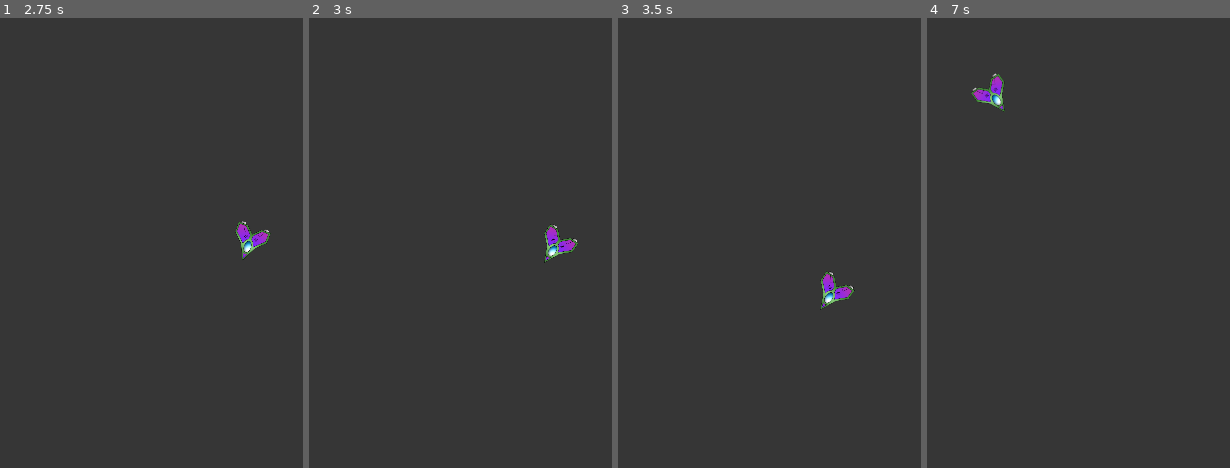
Above: before the commit, frames 1-4 (left to right).
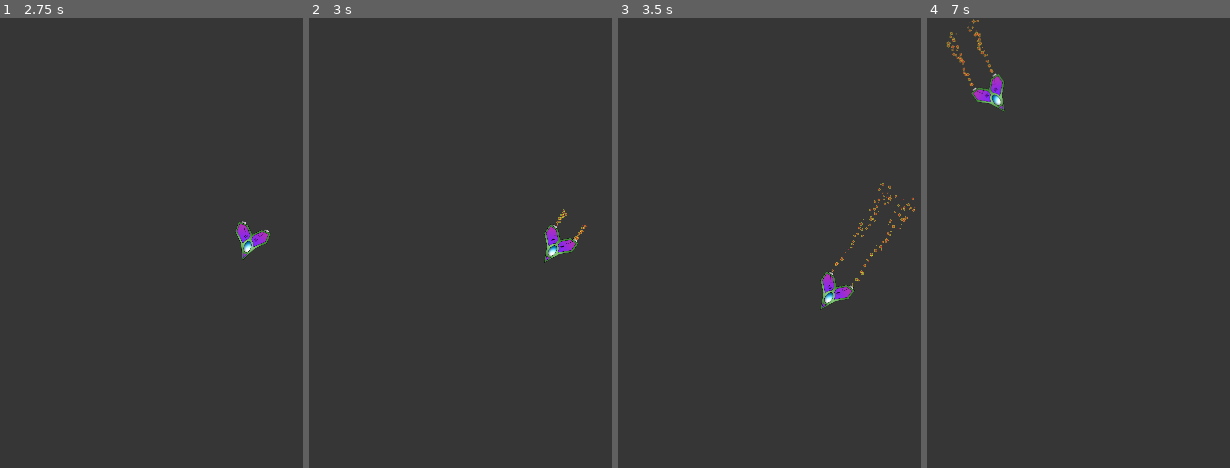
Above: after the commit, the same moments.

Repository: avrame/space-rocks-godot
Game: Godot game, scene res://main.tscn
Two runs of this game, one before a commit and one after it. Both use one fixed random seed, a clock stepped at 60 frames per second and the inputs below.
Inputs:
- Up to frame 1 (2.75 s): tap Enter at 0.5 s; hold Right (rotate-right) 0.53-1.28 s; hold Left (rotate-left) 1.28-2.03 s; hold Right (rotate-right) from 2.03 s (still down)
- Up to frame 2 (3 s): release Right (rotate-right) at 2.78 s; hold Up (thrust) from 2.78 s (still down)
- Up to frame 3 (3.5 s): keep holding Up (thrust)
- Up to frame 4 (7 s): release Up (thrust) at 3.53 s; hold Left (rotate-left) 3.53-5.78 s; hold Right (rotate-right) 5.78-6.53 s; hold Up (thrust) from 6.53 s (still down)

Frame 1 is identical in both runs. In frame 2, less than 0.1% of the frame differs, in the area x 81-92%, y 42-50%; in frame 3, 0.3%, in the area x 70-99%, y 36-60%; in frame 4, 0.3%.

Commit message:
Added exhaust trails

Diff:
--- /dev/null
+++ b/engine_stream.tscn
@@ -0,0 +1,35 @@
+[gd_scene load_steps=3 format=3 uid="uid://3gwsjb0lgeo"]
+
+[ext_resource type="Texture2D" uid="uid://d0lh108c8o7bm" path="res://exhaust-particle.png" id="1_7pn8x"]
+
+[sub_resource type="ParticleProcessMaterial" id="ParticleProcessMaterial_rlojy"]
+particle_flag_disable_z = true
+emission_shape = 1
+emission_sphere_radius = 10.0
+angle_min = -360.0
+angle_max = 360.0
+direction = Vector3(2.08165e-12, 1, 2.08165e-12)
+spread = 15.0
+initial_velocity_min = 220.19
+initial_velocity_max = 320.19
+angular_velocity_min = -200.0
+angular_velocity_max = 200.0
+radial_velocity_min = -2.23517e-05
+radial_velocity_max = -2.23517e-05
+gravity = Vector3(2.08165e-12, 2.08165e-12, 2.08165e-12)
+scale_min = 0.2
+scale_max = 1.5
+scale_over_velocity_min = 40.0
+scale_over_velocity_max = 100.0
+hue_variation_min = -0.02
+hue_variation_max = 0.02
+
+[node name="LeftEngineStream" type="GPUParticles2D"]
+texture_filter = 1
+position = Vector2(2.08165e-12, 2.08165e-12)
+amount = 60
+process_material = SubResource("ParticleProcessMaterial_rlojy")
+texture = ExtResource("1_7pn8x")
+lifetime = 0.75
+randomness = 0.5
+visibility_rect = Rect2(-75, -10, 150, 250)
--- a/project.godot
+++ b/project.godot
@@ -12,7 +12,7 @@
 
 config/name="Space Rocks"
 run/main_scene="res://main.tscn"
-config/features=PackedStringArray("4.2", "GL Compatibility")
+config/features=PackedStringArray("4.3", "GL Compatibility")
 config/icon="res://icon.svg"
 
 [display]
@@ -26,20 +26,20 @@
 
 rotate-left={
 "deadzone": 0.5,
-"events": [Object(InputEventKey,"resource_local_to_scene":fa …(174 unchanged characters)… ode":4194319,"key_label":0,"unicode":0,"echo":false,"script":null)
-, Object(InputEventKey,"resource_local_to_scene":false,"resource_name":"","device":0,"window_id":0,"alt_pressed":false,"shift_pressed":false,"ctrl_pressed":false,"meta_pressed":false,"pressed":false,"keycode":0,"physical_keycode":65,"key_label":0,"unicode":0,"echo":false,"script":null)
+"events": [Object(InputEventKey,"resource_local_to_scene":fa …(174 unchanged characters)… ode":4194319,"key_label":0,"unicode":0,"location":0,"echo":false,"script":null)
+, Object(InputEventKey,"resource_local_to_scene":false,"resource_name":"","device":0,"window_id":0,"alt_pressed":false,"shift_pressed":false,"ctrl_pressed":false,"meta_pressed":false,"pressed":false,"keycode":0,"physical_keycode":65,"key_label":0,"unicode":0,"location":0,"echo":false,"script":null)
 ]
 }
 rotate-right={
 "deadzone": 0.5,
-"events": [Object(InputEventKey,"resource_local_to_scene":fa …(174 unchanged characters)… ode":4194321,"key_label":0,"unicode":0,"echo":false,"script":null)
-, Object(InputEventKey,"resource_local_to_scene":false,"resource_name":"","device":0,"window_id":0,"alt_pressed":false,"shift_pressed":false,"ctrl_pressed":false,"meta_pressed":false,"pressed":false,"keycode":0,"physical_keycode":68,"key_label":0,"unicode":0,"echo":false,"script":null)
+"events": [Object(InputEventKey,"resource_local_to_scene":fa …(174 unchanged characters)… ode":4194321,"key_label":0,"unicode":0,"location":0,"echo":false,"script":null)
+, Object(InputEventKey,"resource_local_to_scene":false,"resource_name":"","device":0,"window_id":0,"alt_pressed":false,"shift_pressed":false,"ctrl_pressed":false,"meta_pressed":false,"pressed":false,"keycode":0,"physical_keycode":68,"key_label":0,"unicode":0,"location":0,"echo":false,"script":null)
 ]
 }
 thrust={
 "deadzone": 0.5,
-"events": [Object(InputEventKey,"resource_local_to_scene":fa …(174 unchanged characters)… ode":4194320,"key_label":0,"unicode":0,"echo":false,"script":null)
-, Object(InputEventKey,"resource_local_to_scene":false,"resource_name":"","device":0,"window_id":0,"alt_pressed":false,"shift_pressed":false,"ctrl_pressed":false,"meta_pressed":false,"pressed":false,"keycode":0,"physical_keycode":87,"key_label":0,"unicode":0,"echo":false,"script":null)
+"events": [Object(InputEventKey,"resource_local_to_scene":fa …(174 unchanged characters)… ode":4194320,"key_label":0,"unicode":0,"location":0,"echo":false,"script":null)
+, Object(InputEventKey,"resource_local_to_scene":false,"resource_name":"","device":0,"window_id":0,"alt_pressed":false,"shift_pressed":false,"ctrl_pressed":false,"meta_pressed":false,"pressed":false,"keycode":0,"physical_keycode":87,"key_label":0,"unicode":0,"location":0,"echo":false,"script":null)
 ]
 }
 
--- a/space_ship.gd
+++ b/space_ship.gd
@@ -10,6 +10,8 @@
 var sprite_width
 var sprite_height
 @onready var sprite = $Sprite2D
+@onready var left_engine_stream = $LeftEngineStream
+@onready var right_engine_stream = $RightEngineStream
 
 func _ready():
 	screen_size = get_viewport().content_scale_size
@@ -19,15 +21,21 @@
 
 func _physics_process(delta):
 	if Input.is_action_pressed("rotate-left"):
-		rotate(delta * -ROTATION_SPEED)
+		var rotate_amount = delta * -ROTATION_SPEED
+		rotate(rotate_amount)
 	elif Input.is_action_pressed("rotate-right"):
-		rotate(delta * ROTATION_SPEED)
+		var rotate_amount = delta * ROTATION_SPEED
+		rotate(rotate_amount)
 
 	if Input.is_action_pressed("thrust"):
 		velocity = velocity + Vector2.UP.rotated(rotation) * THRUST_SPEED
 		velocity = velocity.limit_length(MAX_SPEED)
+		left_engine_stream.emitting = true
+		right_engine_stream.emitting = true
 	else:
 		velocity = velocity * FRICTION
+		left_engine_stream.emitting = false
+		right_engine_stream.emitting = false
 
 
 	if position.y < 0:
--- a/space_ship.tscn
+++ b/space_ship.tscn
@@ -1,7 +1,8 @@
-[gd_scene load_steps=3 format=3 uid="uid://bke7ht6hwx7em"]
+[gd_scene load_steps=4 format=3 uid="uid://bke7ht6hwx7em"]
 
 [ext_resource type="Texture2D" uid="uid://cj67mg0r7dye3" path="res://Spaceship.png" id="1_6c8e2"]
 [ext_resource type="Script" path="res://space_ship.gd" id="1_u6yal"]
+[ext_resource type="PackedScene" uid="uid://3gwsjb0lgeo" path="res://engine_stream.tscn" id="3_0a0lr"]
 
 [node name="SpaceShip" type="CharacterBody2D"]
 position = Vector2(960, 540)
@@ -13,3 +14,9 @@
 
 [node name="CollisionPolygon2D" type="CollisionPolygon2D" parent="."]
 polygon = PackedVector2Array(35, -15, 0, -86, -34, -15, -80, 30, -81, 79, -36, 79, -1, 43, 37, 79, 81, 79, 81, 27)
+
+[node name="LeftEngineStream" parent="." instance=ExtResource("3_0a0lr")]
+position = Vector2(-60, 90)
+
+[node name="RightEngineStream" parent="." instance=ExtResource("3_0a0lr")]
+position = Vector2(58, 92)
Binary file added: exhaust-particle.png
Not shown, added: exhaust-particle.png.import
